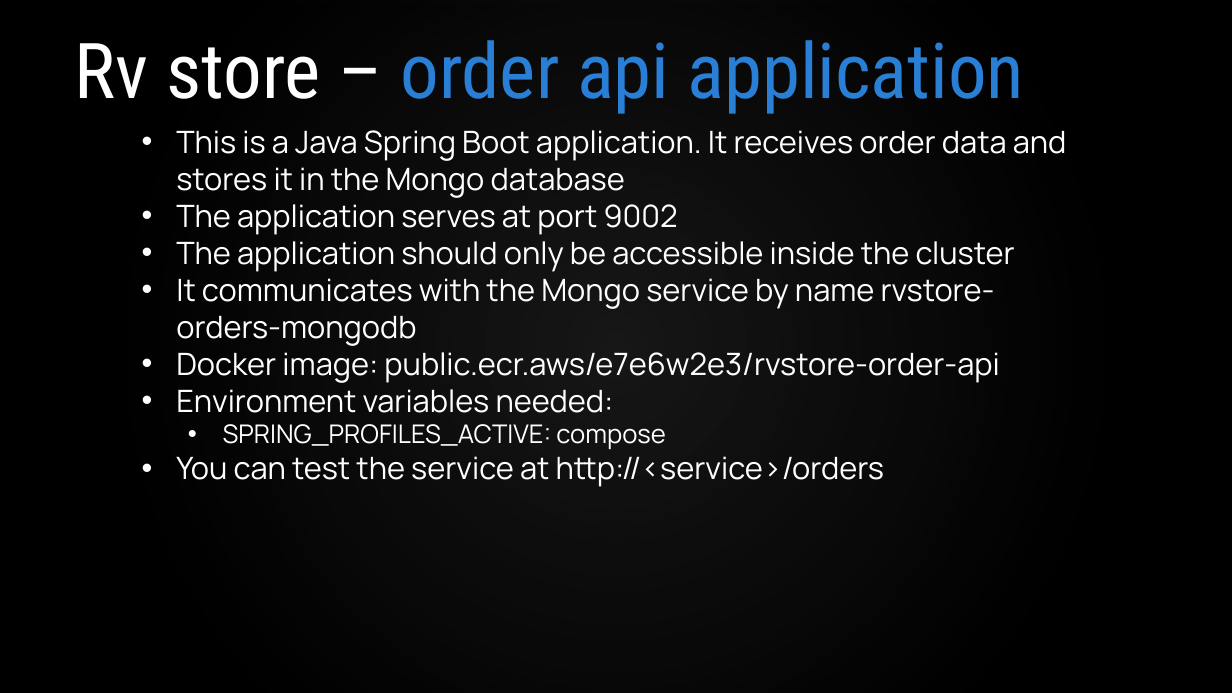
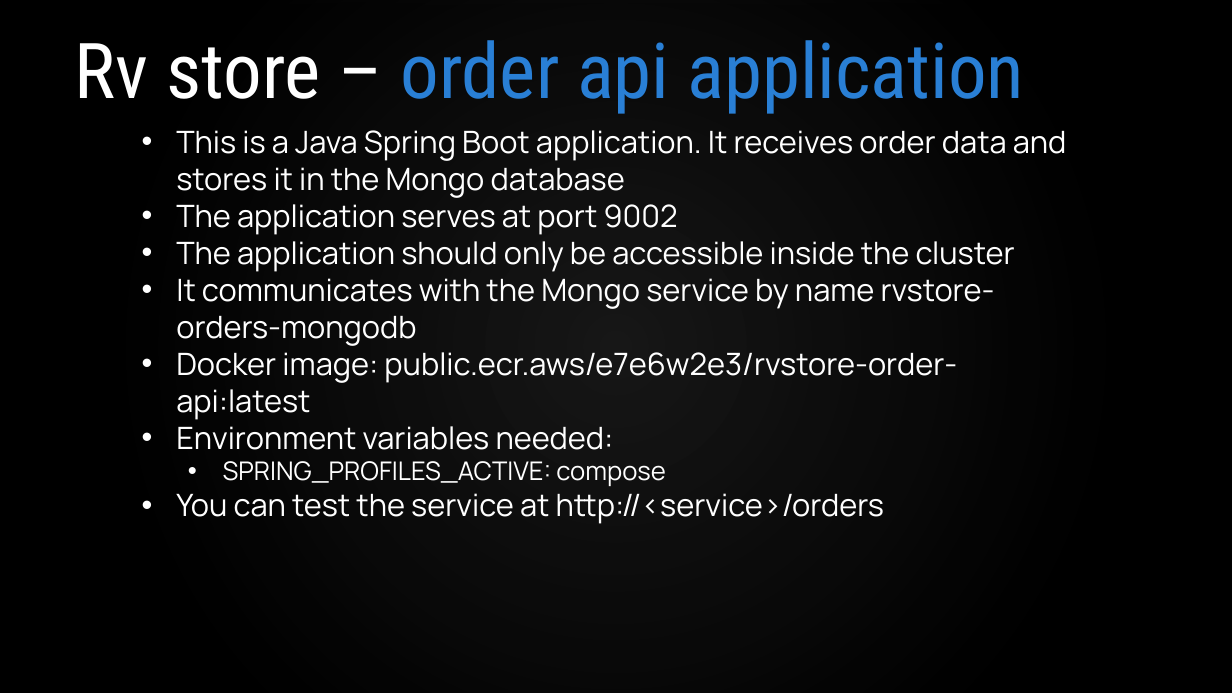
Before and after one commit to VergeOps/k8s-rvstore, a slide deck: slide 13 of rvstore_hackathon/Kubernetes-RV Store Hackathon.pptx. Drawn at 1232x693 pixels with LibreOffice and Linux fonts; fonts in the diff are those of the drawing; background and template pictures are left out. Boxes give left, top, right and bottom in pixels: in the first picture for what was removed or moved away, otherwise in the second. Text is boxed around its words. In the diff, an @@ line names an element or a change of style, - is before the commit and + after.

```diff
--- a/rvstore_hackathon/Kubernetes-RV Store Hackathon.pptx
+++ b/rvstore_hackathon/Kubernetes-RV Store Hackathon.pptx
@@ text at (176, 352, 957, 420): text changed @@
-• Docker image: public.ecr.aws/e7e6w2e3/rvstore-order-api
+• Docker image: public.ecr.aws/e7e6w2e3/rvstore-order-api:latest
```
Also in this commit, not shown: 1 other slide changed.
